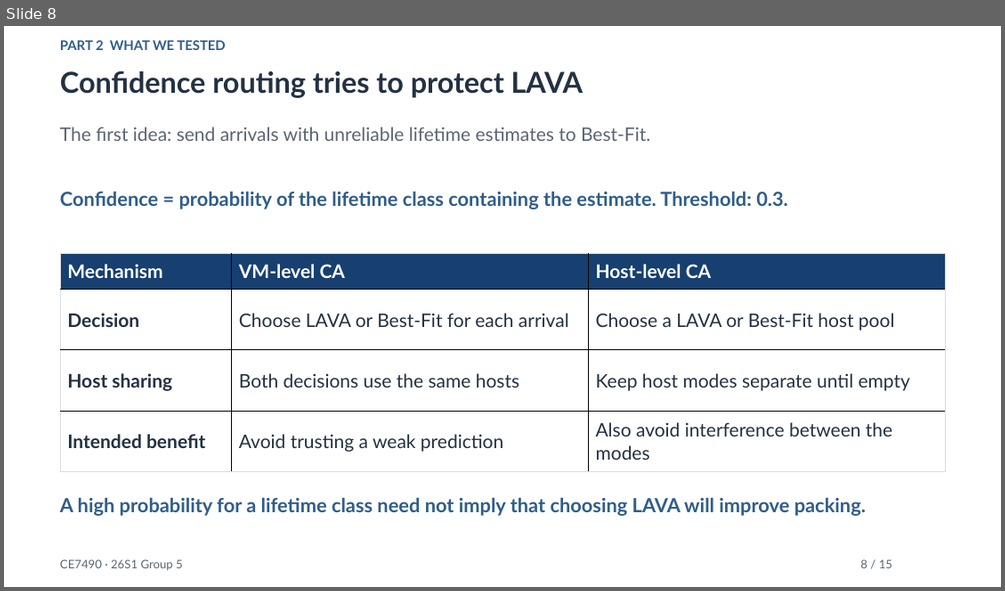
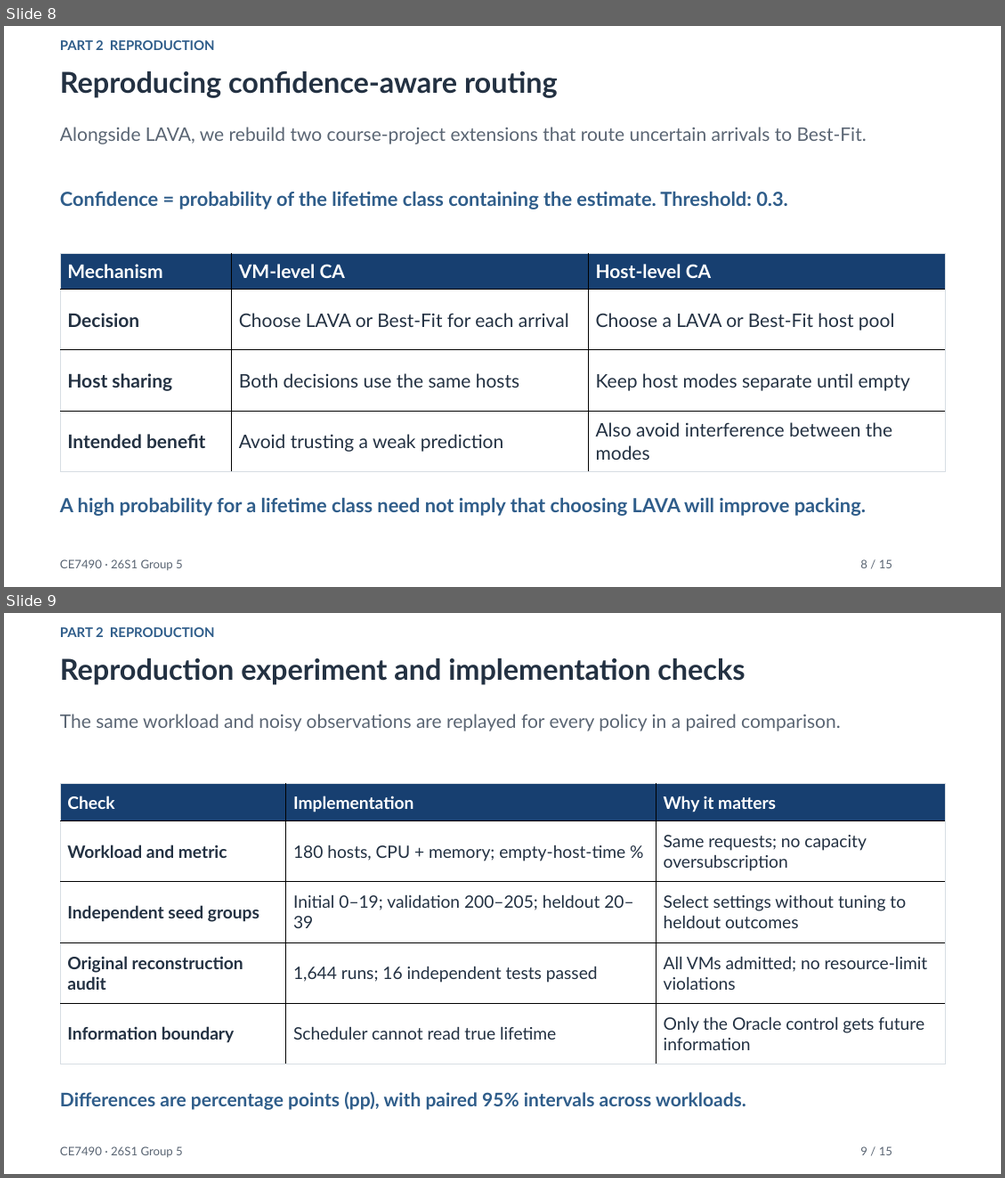
Before and after one commit to xxxmian/CE7490-P2_Revisiting_LAVA, a slide deck: Revisiting_Lifetime_Aware_VM_Allocation_Presentation_v4.pptx. Shown one above the other, each under a label of ours: slide 8 before the commit, slides 8 and 9 after it. The pictures are 1005x591 and 1005x1178 pixels, drawn with LibreOffice and Linux fonts; fonts in the diff are those of the drawing. Boxes give left, top, right and bottom in pixels: in the first picture for what was removed or moved away, otherwise in the second. Text is boxed around its words. In the diff, an @@ line names an element or a change of style, - is before the commit and + after.

Commit message:
Refocus presentation on method reproduction before improvement

```diff
--- a/Revisiting_Lifetime_Aware_VM_Allocation_Presentation_v4.pptx
+++ b/Revisiting_Lifetime_Aware_VM_Allocation_Presentation_v4.pptx
@@ slide 9 added at (x1=4, y1=613, x2=1001, y2=1174), background #FFFFFF @@
@@ text added at (x1=60, y1=627, x2=215, y2=637), 12.8 pt, text #2F5D8A, bold @@
+PART 2 REPRODUCTION
@@ text added at (x1=60, y1=658, x2=744, y2=685), 27.8 pt, text #233142, bold @@
+Reproduction experiment and implementation checks
@@ text added at (x1=60, y1=714, x2=841, y2=731), 18 pt, text #5A6573 @@
+The same workload and noisy observations are replayed for every policy in a paired comparison.
@@ table added at (x1=60, y1=784, x2=945, y2=1064), 5 rows, 3 columns @@
+Check | Implementation | Why it matters
+Workload and metric | 180 hosts, CPU + memory; empty-host-time % | Same requests; no capacity oversubscription
+Independent seed groups | Initial 0–19; validation 200–205; heldout 20–39 | Select settings without tuning to heldout outcomes
+Original reconstruction audit | 1,644 runs; 16 independent tests passed | All VMs admitted; no resource-limit violations
+Information boundary | Scheduler cannot read true lifetime | Only the Oracle control gets future information
@@ text added at (x1=60, y1=1092, x2=746, y2=1110), 18 pt, text #2F5D8A, bold @@
+Differences are percentage points (pp), with paired 95% intervals across workloads.
@@ text added at (x1=60, y1=1146, x2=183, y2=1157), 11.2 pt, text #5A6573 @@
+CE7490 · 26S1 Group 5
@@ text added at (x1=860, y1=1146, x2=892, y2=1155), 11.2 pt, text #5A6573 @@
+9 / 15
@@ slide 8 changed as well @@
@@ text at (x1=60, y1=40, x2=215, y2=50): text changed @@
-PART 2 WHAT WE TESTED
+PART 2 REPRODUCTION
@@ text at (x1=60, y1=71, x2=558, y2=98): text changed @@
-Confidence routing tries to protect LAVA
+Reproducing confidence-aware routing
@@ text at (x1=60, y1=127, x2=866, y2=144): text changed @@
-The first idea: send arrivals with unreliable lifetime estimates to Best-Fit.
+Alongside LAVA, we rebuild two course-project extensions that route uncertain arrivals to Best-Fit.
```
Also in this commit, not shown: 9 other slides changed, 4 other slides added, 5 slides removed, 3 other files.
